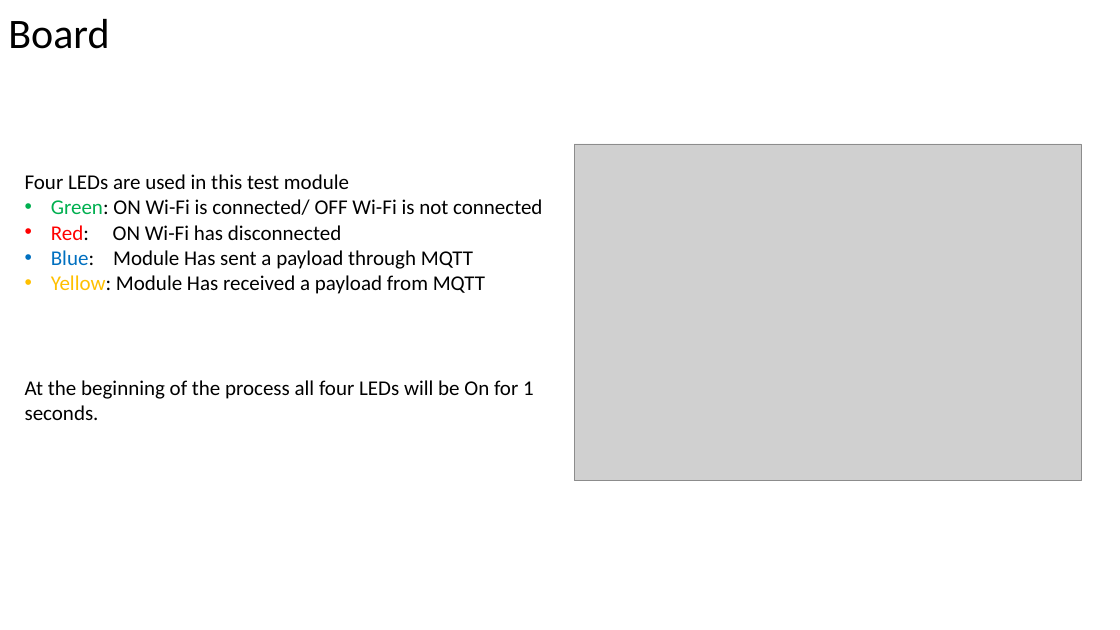
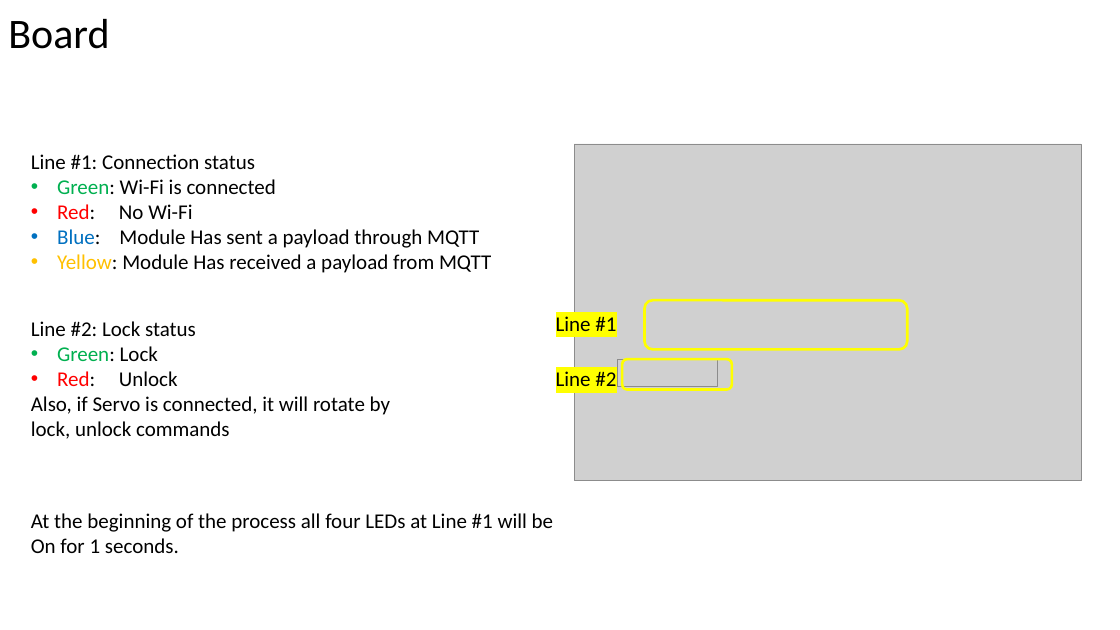
Before and after one commit to hamidrezaHemati/MQTT-AutoLock, a slide deck: slide 4 of Module Test/ESP8266/test_module.pptx. Drawn at 1120x630 pixels with LibreOffice and Linux fonts; fonts in the diff are those of the drawing; grey boxes stand for pictures. Boxes give left, top, right and bottom in pixels: in the first picture for what was removed or moved away, otherwise in the second. Text is boxed around its words. In the diff, an @@ line names an element or a change of style, - is before the commit and + after.

```diff
--- a/Module Test/ESP8266/test_module.pptx
+++ b/Module Test/ESP8266/test_module.pptx
@@ text "Line #1: Connection status": place and size @@
-text "Line #1: Connection status" at [25, 174, 542, 294]
+text "Line #1: Connection status" at [31, 154, 491, 273]
@@ text at [31, 154, 276, 219]: text changed @@
-Four LEDs are used in this test module
-• Green: ON Wi-Fi is connected/ OFF Wi-Fi is not connected
-• Red: ON Wi-Fi has disconnected
+Line #1: Connection status
+• Green: Wi-Fi is connected
+• Red: No Wi-Fi
@@ text added at [31, 321, 390, 439], 18 pt, text #000000 @@
+Line #2: Lock status
+• Green: Lock
+• Red: Unlock
+Also, if Servo is connected, it will rotate by
+lock, unlock commands
@@ text added at [556, 316, 616, 338], 18 pt, text #000000 @@
+Line #1
@@ rounded rectangle added at [644, 300, 907, 350], outline #FFFF00 2.25 pt @@
@@ text added at [556, 371, 616, 386], 18 pt, text #000000 @@
+Line #2
@@ picture added at [618, 360, 718, 386] @@
@@ rounded rectangle added at [623, 360, 733, 390], outline #FFFF00 2.25 pt @@
@@ text at [31, 513, 553, 553]: text changed @@
-At the beginning of the process all four LEDs will be On for 1 seconds.
+At the beginning of the process all four LEDs at Line #1 will be On for 1 seconds.
```
Also in this commit, not shown: 1 other slide changed, 12 other files.
